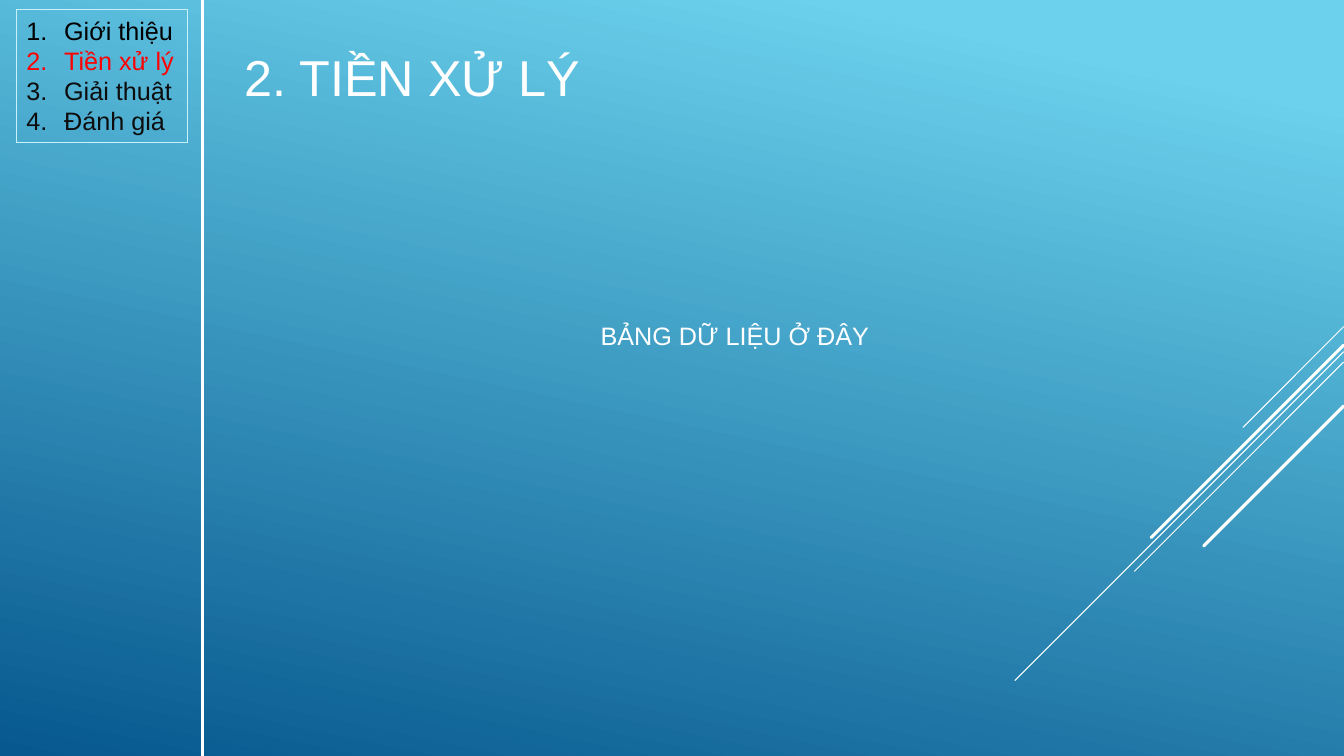
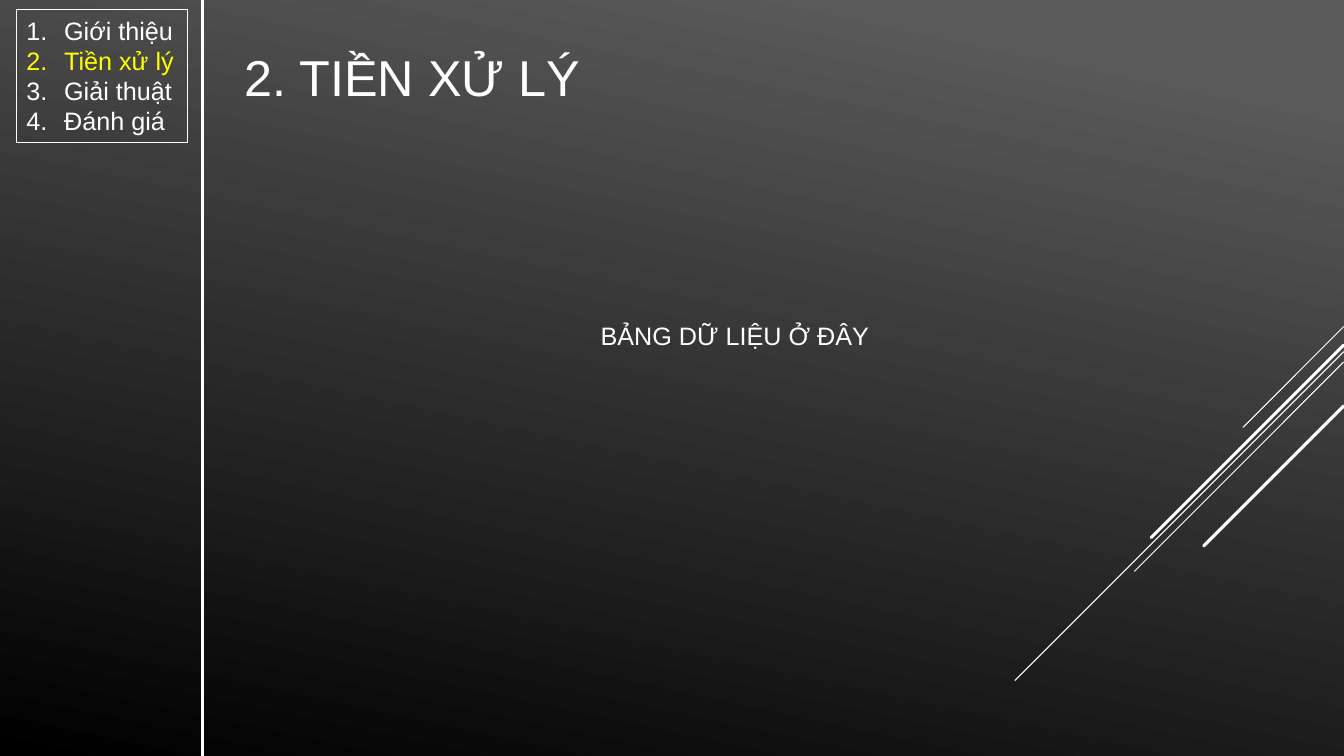
Before and after one commit to yllaw99/bike-sharing-predication-VN, a slide deck: slide 5 of báo cáo.pptx (slide 4 before the commit). Drawn at 1344x756 pixels with LibreOffice and Linux fonts; fonts in the diff are those of the drawing. Boxes give left, top, right and bottom in pixels: in the first picture for what was removed or moved away, otherwise in the second. Text is boxed around its words. In the diff, an @@ line names an element or a change of style, - is before the commit and + after.

```diff
--- a/báo cáo.pptx
+++ b/báo cáo.pptx
@@ background gradient #6ED2EB to #06588E to gradient #5B5B5B to #000000 @@
@@ rectangle "Giới thiệu" at bbox=[16, 10, 188, 142]: text colour #000000 to #FFFFFF in "Giới thiệu"; text colour #FF0000 to #FFFF00 in "Tiền xử lý"; text colour #0D0D0D to #FFFFFF in "Giải thuật", "Đánh giá"; outline #C8F1FB 0.75 pt to #FCFCFC 0.75 pt @@
```
Also in this commit, not shown: 4 other slides changed, 1 slide added.
